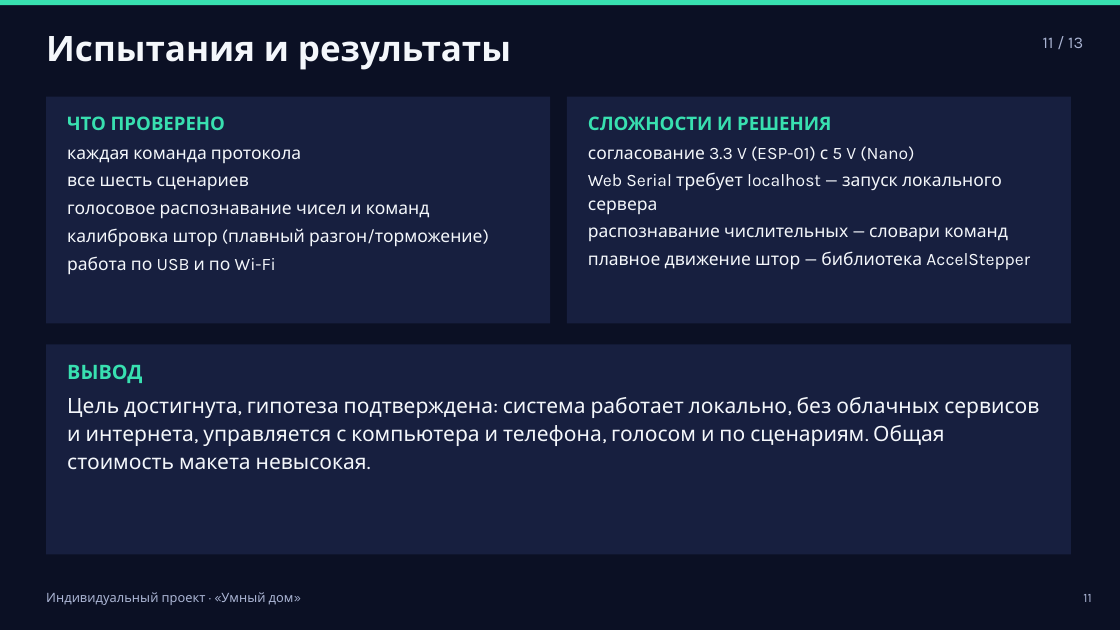
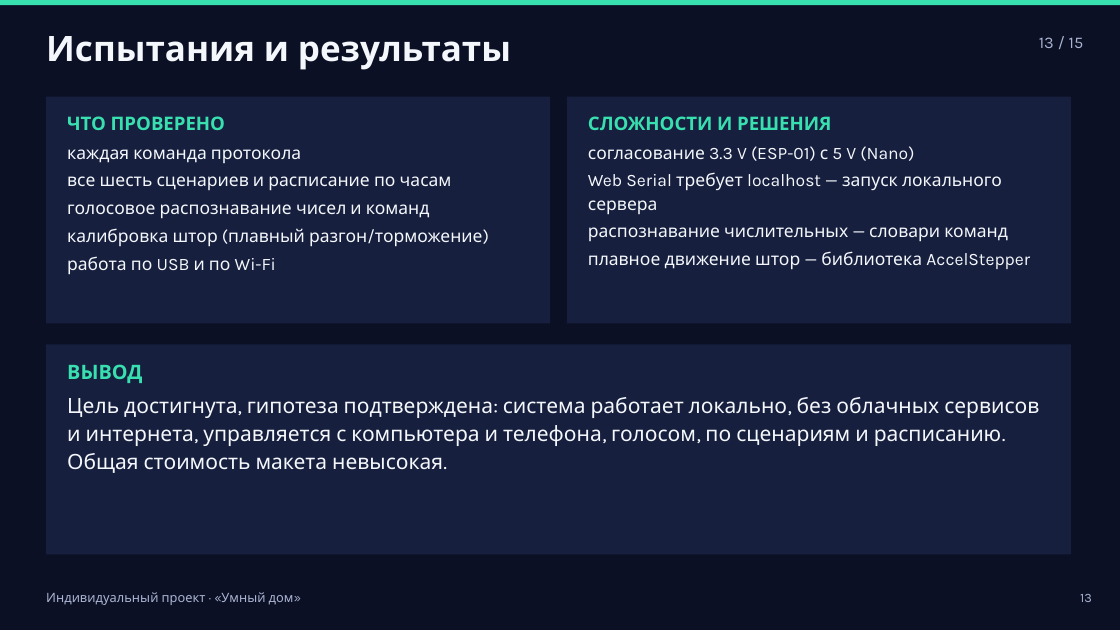
Before and after one commit to belyaevroman31-star/smart_home, a slide deck: slide 13 of Презентация проекта.ppt (slide 11 before the commit). Drawn at 1120x630 pixels with LibreOffice and Linux fonts; fonts in the diff are those of the drawing. Boxes give left, top, right and bottom in pixels: in the first picture for what was removed or moved away, otherwise in the second. Text is boxed around its words. In the diff, an @@ line names an element or a change of style, - is before the commit and + after.

```diff
--- a/Презентация проекта.ppt
+++ b/Презентация проекта.ppt
@@ text at (1039, 37, 1084, 48): text changed @@
-11 / 13
+13 / 15
@@ text at (67, 176, 452, 191): text changed @@
-все шесть сценариев
+все шесть сценариев и расписание по часам
@@ text at (67, 397, 1039, 473): text changed @@
-Цель достигнута, гипотеза подтверждена: система работает локально, без облачных сервисов и интернета, управляется с компьютера и телефона, голосом и по сценариям. Общая стоимость макета невысокая.
+Цель достигнута, гипотеза подтверждена: система работает локально, без облачных сервисов и интернета, управляется с компьютера и телефона, голосом, по сценариям и расписанию. Общая стоимость макета невысокая.
@@ text at (1080, 594, 1092, 602): text changed @@
-11
+13
```
Also in this commit, not shown: 11 other slides changed, 2 slides added, 6 other files.
